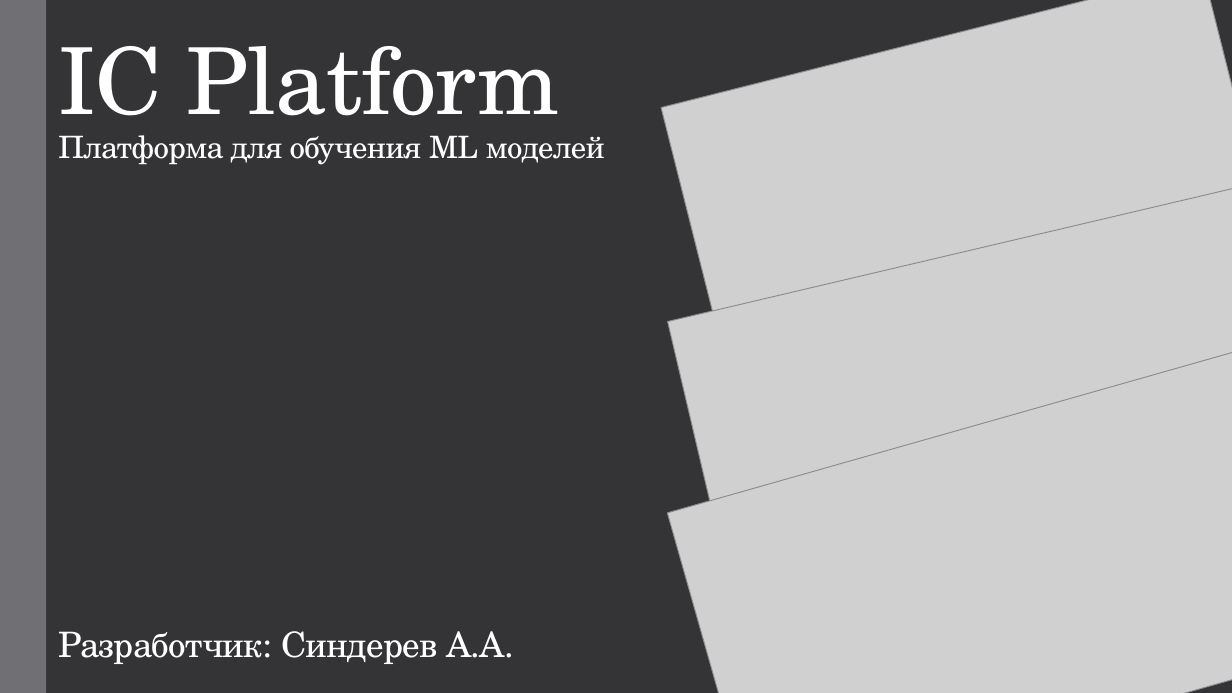
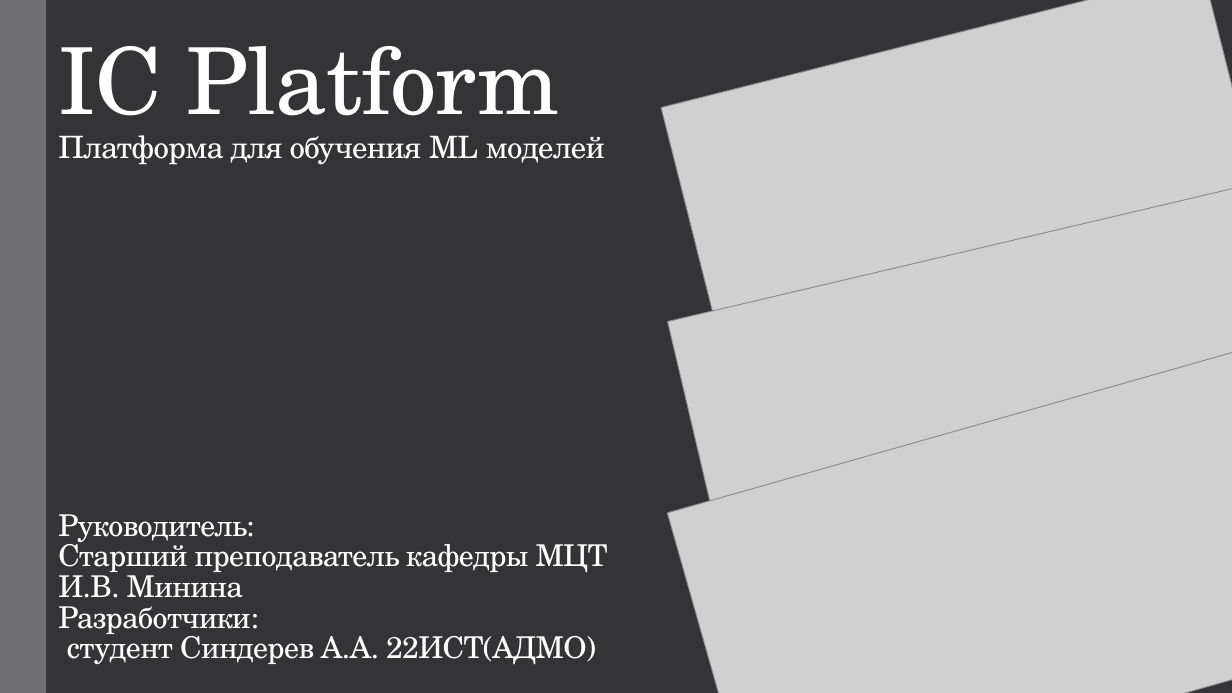
Before and after one commit to Sindereve/cv_models_system, a slide deck: slide 1 of docs/презентация.pptx. Drawn at 1232x693 pixels with LibreOffice and Linux fonts; fonts in the diff are those of the drawing; grey boxes stand for pictures. Boxes give left, top, right and bottom in pixels: in the first picture for what was removed or moved away, otherwise in the second. Text is boxed around its words. In the diff, an @@ line names an element or a change of style, - is before the commit and + after.

```diff
--- a/docs/презентация.pptx
+++ b/docs/презентация.pptx
@@ text at [58, 514, 608, 665]: text changed; size 27.3 to 23.4 pt @@
-Разработчик: Синдерев А.А.
+Руководитель:
+Старший преподаватель кафедры МЦТ
+И.В. Минина
+Разработчики:
+студент Синдерев А.А. 22ИСТ(АДМО)
```
Also in this commit, not shown: 2 other slides changed, 2 other files.
